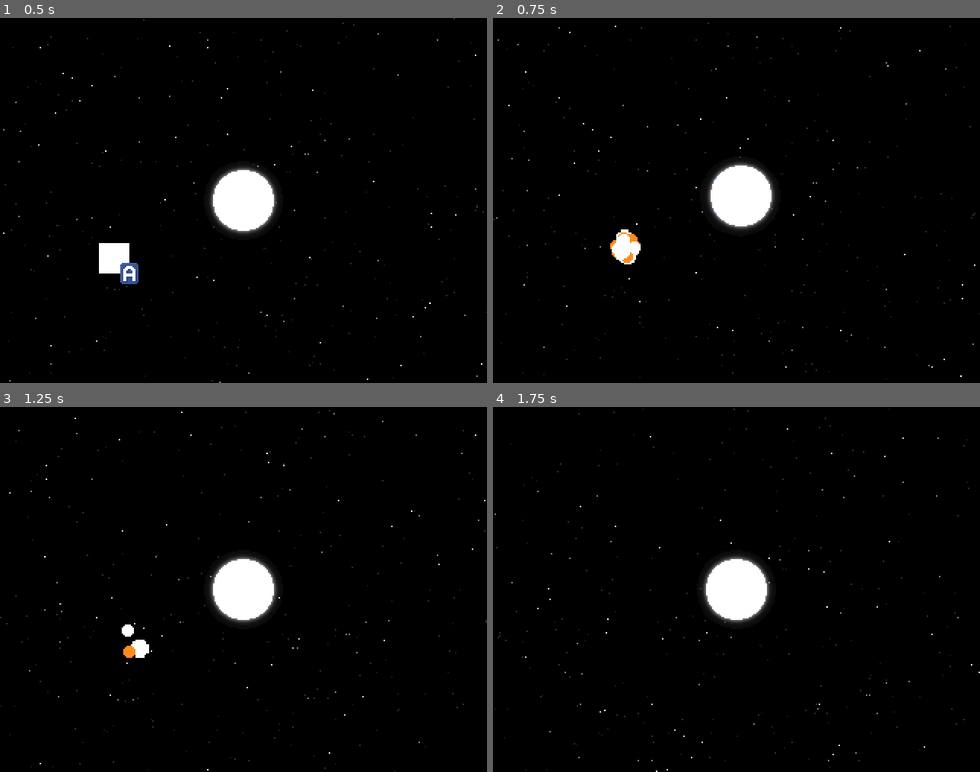
Above: before the commit, frames 1-4 (two rows, left to right).
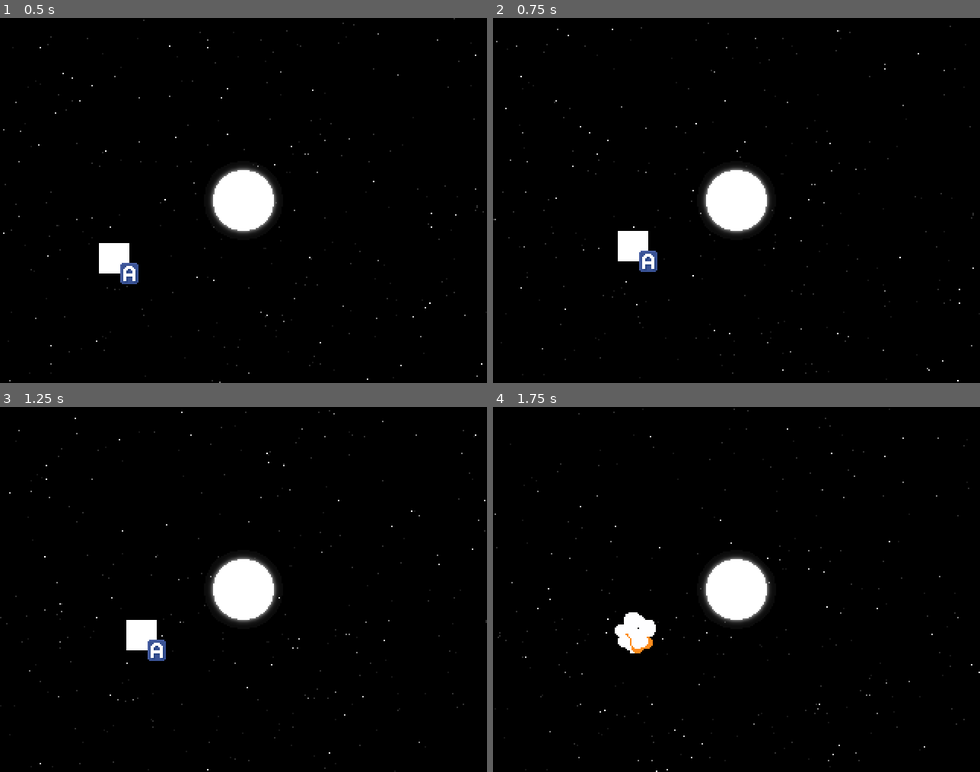
Above: after the commit, the same moments.

Repository: lethiandev/neutron-star
Game: Godot game, scene res://stages/gameplay/gameplay.tscn
Same seed, same stepped clock (60 frames per second), same inputs: the game is played once before the commit and once after it.
Inputs:
- Up to frame 1 (0.5 s): no input
- Up to frame 2 (0.75 s): tap A (action_a) at 0.6 s
- Up to frame 3 (1.25 s): no input
- Up to frame 4 (1.75 s): tap B (action_b) at 1.35 s

Frame 1 is identical in both runs. In frame 2, 1.6% of the frame differs, in the area x 0-100%, y 2-100%; in frame 3, 0.7%; in frame 4, 0.7%.
Error after the commit: Invalid get index of type 'String' (on base: 'Dictionary'). (res://units/action_key/action_key.gd:17)

Commit message:
Fix unit group assigning

Diff:
--- a/src/units/unit_base.gd
+++ b/src/units/unit_base.gd
@@ -15,7 +15,7 @@
 
 var unit_group: String
 
-func _init() -> void:
+func _ready() -> void:
 	_assign_random_group()
 
 func _assign_random_group() -> void:
